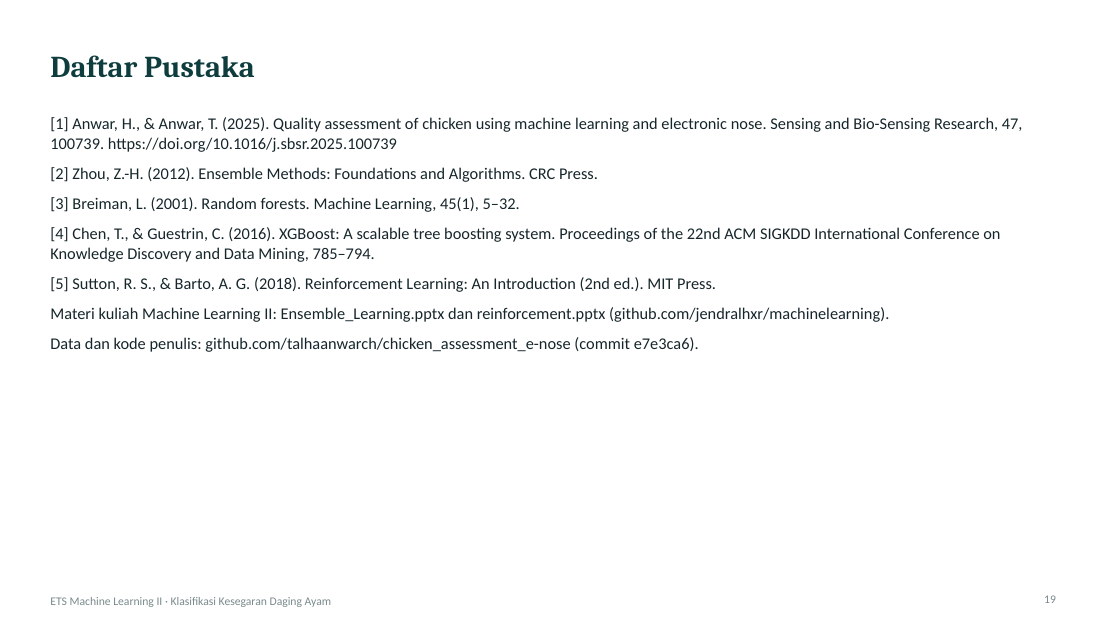
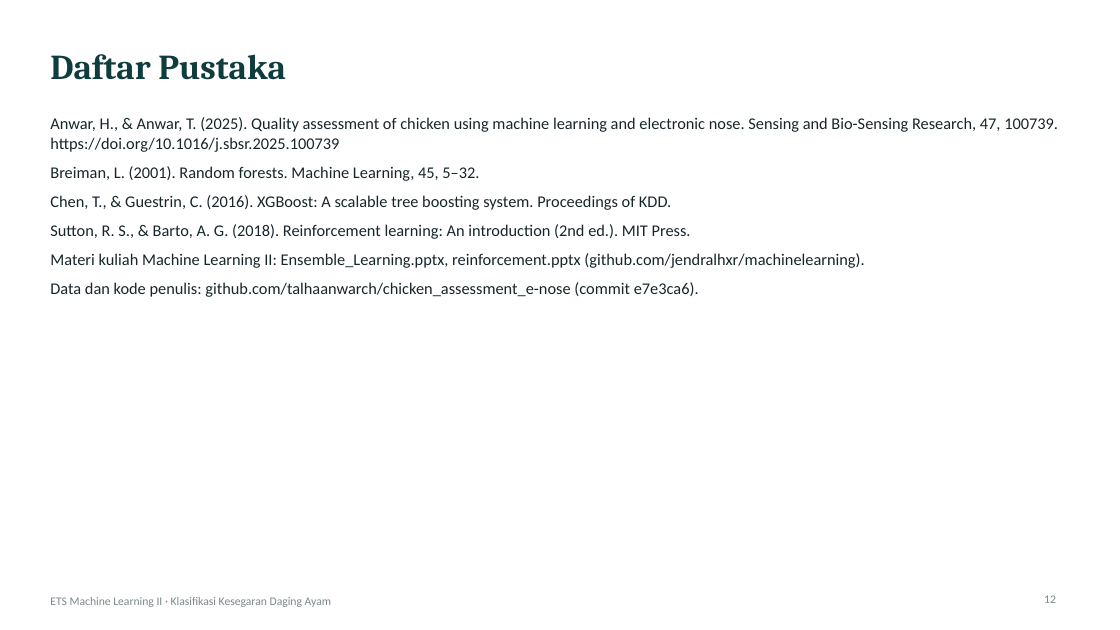
Before and after one commit to MuhammadErlanggaKurniawan/ets-ml2-kelompok, a slide deck: slide 12 of deck/ETS_ML2_Kesegaran_Ayam.pptx (slide 19 before the commit). Drawn at 1120x630 pixels with LibreOffice and Linux fonts; fonts in the diff are those of the drawing. Boxes give left, top, right and bottom in pixels: in the first picture for what was removed or moved away, otherwise in the second. Text is boxed around its words. In the diff, an @@ line names an element or a change of style, - is before the commit and + after.

```diff
--- a/deck/ETS_ML2_Kesegaran_Ayam.pptx
+++ b/deck/ETS_ML2_Kesegaran_Ayam.pptx
@@ title "Daftar Pustaka" at [50, 54, 286, 80]: size 26 to 30 pt @@
@@ text at [50, 117, 1058, 268]: text changed @@
-[1] Anwar, H., & Anwar, T. (2025). Quality assessment of chicken using machine learning and electronic nose. Sensing and Bio-Sensing Research, 47, 100739. https://doi.org/10.1016/j.sbsr.2025.100739
-[2] Zhou, Z.-H. (2012). Ensemble Methods: Foundations and Algorithms. CRC Press.
-[3] Breiman, L. (2001). Random forests. Machine Learning, 45(1), 5–32.
-[4] Chen, T., & Guestrin, C. (2016). XGBoost: A scalable tree boosting system. Proceedings of the 22nd ACM SIGKDD International Conference on Knowledge Discovery and Data Mining, 785–794.
-[5] Sutton, R. S., & Barto, A. G. (2018). Reinforcement Learning: An Introduction (2nd ed.). MIT Press.
-Materi kuliah Machine Learning II: Ensemble_Learning.pptx dan reinforcement.pptx (github.com/jendralhxr/machinelearning).
+Anwar, H., & Anwar, T. (2025). Quality assessment of chicken using machine learning and electronic nose. Sensing and Bio-Sensing Research, 47, 100739. https://doi.org/10.1016/j.sbsr.2025.100739
+Breiman, L. (2001). Random forests. Machine Learning, 45, 5–32.
+Chen, T., & Guestrin, C. (2016). XGBoost: A scalable tree boosting system. Proceedings of KDD.
+Sutton, R. S., & Barto, A. G. (2018). Reinforcement learning: An introduction (2nd ed.). MIT Press.
+Materi kuliah Machine Learning II: Ensemble_Learning.pptx, reinforcement.pptx (github.com/jendralhxr/machinelearning).
@@ text at [50, 282, 699, 297]: less space between paragraphs @@
@@ page number at [1044, 595, 1056, 603]: text changed @@
-19
+12
```
Also in this commit, not shown: 4 other slides changed, 7 slides added, 15 slides removed, 1 other file.
